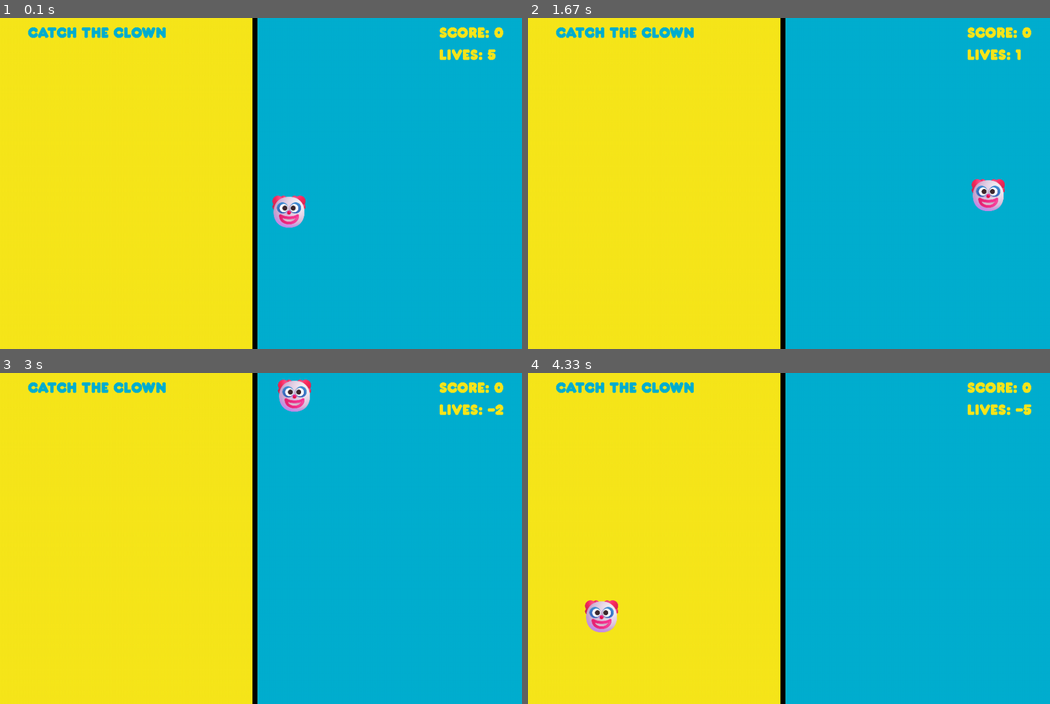
Above: before the commit, frames 1-4 (two rows, left to right).
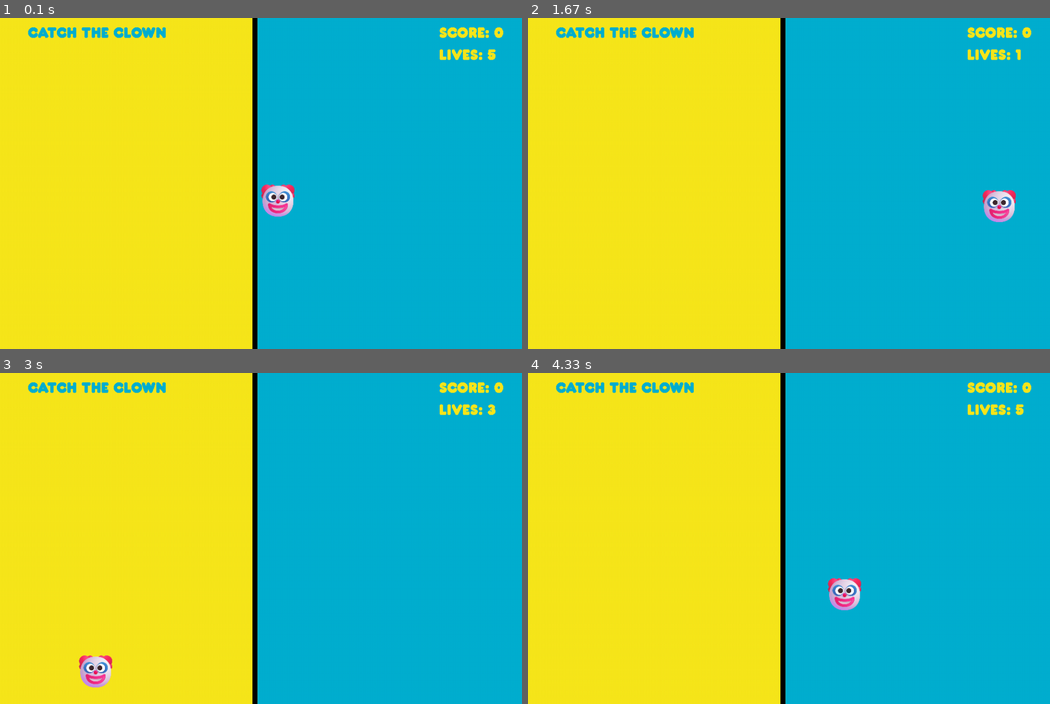
Above: after the commit, the same moments.

Repository: mostafa-sadeghi/ehsan_sabouri
Game: pygame game, started from pygame/catch_the_clown.py
The game is run twice, just before and just after one commit, with the same random seed, the same clock (stepped at 60 frames per second) and the same inputs.
Inputs (mouse positions are in pixels of both pictures, inside the frame that each line leads up to):
- Up to frame 1 (0.1 s): no input
- Up to frame 2 (1.67 s): click (789, 183) at 0.38 s; click (794, 203) at 0.72 s; click (627, 133) at 1.05 s; click (982, 299) at 1.38 s
- Up to frame 3 (3 s): click (271, 425) at 1.72 s; tap Enter at 2 s; click (245, 482) at 2.38 s; click (187, 468) at 2.72 s
- Up to frame 4 (4.33 s): click (924, 508) at 3.05 s; click (950, 531) at 3.38 s; click (898, 478) at 3.72 s; tap Enter at 4 s

The runs differ from the first frame. In frame 1, 0.8% of the frame differs, in the area x 50-59%, y 50-64%; in frame 2, 0.8%; in frame 3, 1.2%, in the area x 15-97%, y 1-96%; in frame 4, 1.2%.

Commit message:
burger dog add assests

Diff:
--- a/pygame/catch_the_clown.py
+++ b/pygame/catch_the_clown.py
@@ -66,6 +66,16 @@
 clown_image_rect.center = (WINDOW_WIDTH / 2, WINDOW_HEIGHT / 2)
 
 running = True
+
+
+def draw_all_surfaces():
+    display_surface.blit(background_image, background_image_rect)
+    display_surface.blit(title_text, title_text_rect)
+    display_surface.blit(score_text, score_text_rect)
+    display_surface.blit(lives_text, lives_text_rect)
+    display_surface.blit(clown_image, clown_image_rect)
+
+
 while running:
     for event in pygame.event.get():
         if event.type == pygame.QUIT:
@@ -106,17 +116,31 @@
     lives_text = font.render(f"Lives: {player_lives}", False, YELLOW)
 
     if player_lives == 0:
+        draw_all_surfaces()
         display_surface.blit(game_over_text, game_over_text_rect)
         display_surface.blit(continue_text, continue_text_rect)
         pygame.display.update()
+        background_sound.stop()
+        is_paused = True
+        while is_paused:
+            for event in pygame.event.get():
+                if event.type == pygame.KEYDOWN:
+                    if event.key == pygame.K_RETURN:
+                        score = 0
+                        player_lives = PLAYER_STARTING_LIVES
+                        clown_velocity = CLOWN_STARTING_VELOCITY
+                        clown_image_rect.center = (WINDOW_WIDTH/2, WINDOW_HEIGHT/2)
+                        clown_dx = random.choice([-1,1])
+                        clown_dy = random.choice([-1,1])
+                        background_sound.play()
+                        is_paused = False
+                if event.type == pygame.QUIT:
+                    is_paused = False
+                    running = False
 
-    display_surface.blit(background_image, background_image_rect)
-    display_surface.blit(title_text, title_text_rect)
-    display_surface.blit(score_text, score_text_rect)
-    display_surface.blit(lives_text, lives_text_rect)
-
-    display_surface.blit(clown_image, clown_image_rect)
+    draw_all_surfaces()
 
     pygame.display.update()
+    clock.tick(FPS)
 
 pygame.quit()
Binary file added: pygame/assets/fonts/WashYourHand.ttf
Binary file added: pygame/assets/images/burger.png
Binary file added: pygame/assets/images/dog.png
Empty file added: pygame/burger_dog/main.py
Not shown, added: pygame/assets/bd_background_music.wav
Not shown, added: pygame/assets/sounds/bark_sound.wav
Not shown, added: pygame/assets/sounds/miss_sound.wav
